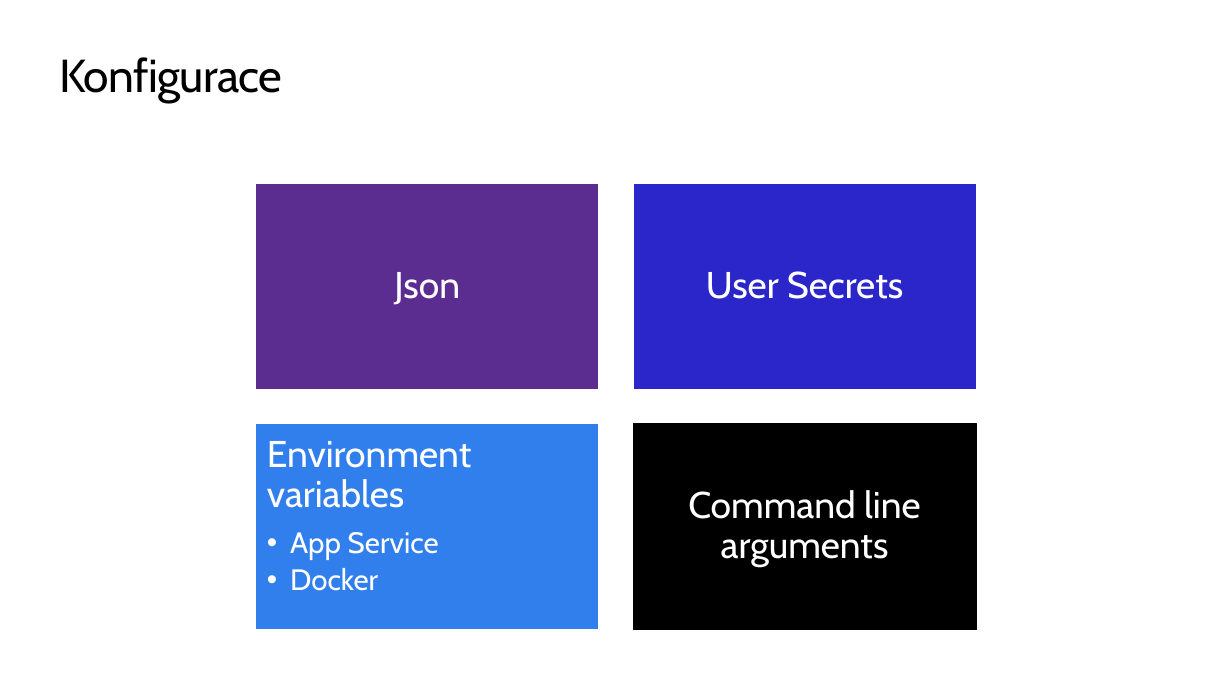
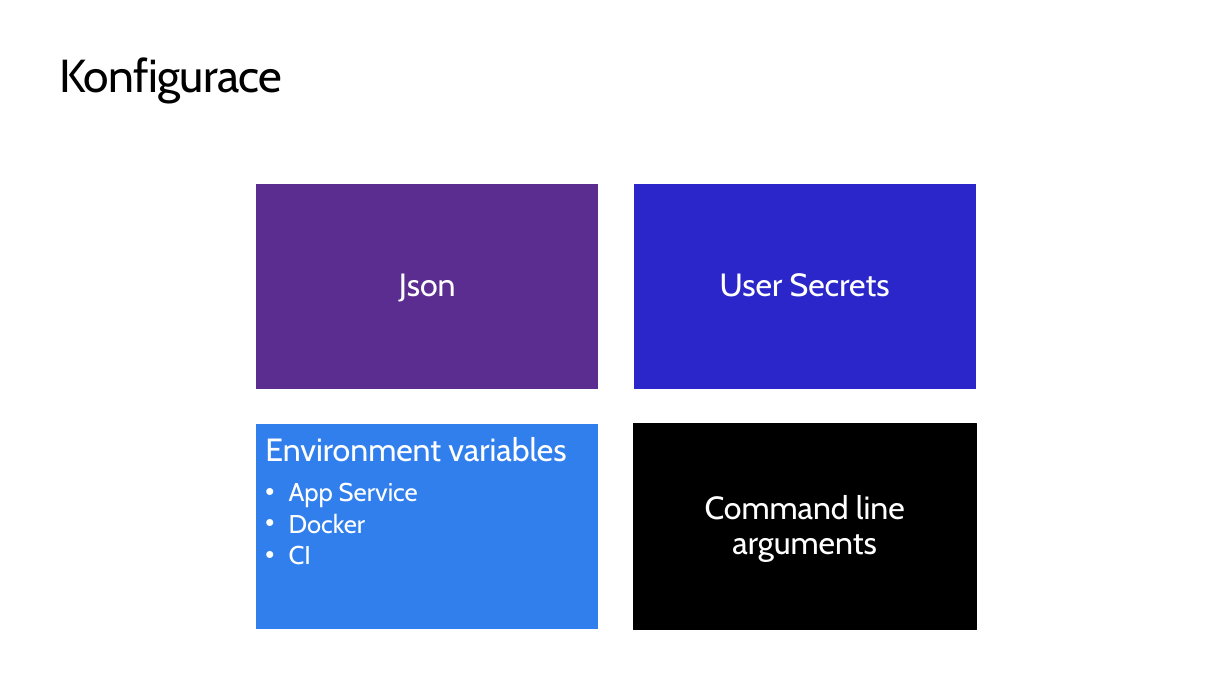
Before and after one commit to skalahonza/VACD2020, a slide deck: slide 9 of slides/Presentation.pptx. Drawn at 1232x693 pixels with LibreOffice and Linux fonts; fonts in the diff are those of the drawing; background and template pictures are left out. Boxes give left, top, right and bottom in pixels: in the first picture for what was removed or moved away, otherwise in the second. Text is boxed around its words. In the diff, an @@ line names an element or a change of style, - is before the commit and + after.

Commit message:
Add CI to slides.

```diff
--- a/slides/Presentation.pptx
+++ b/slides/Presentation.pptx
@@ text at (265, 437, 566, 534): size 29 to 25 pt in "Environment variables"; size 23 to 20 pt in "App Service", "Docker"; less space between paragraphs @@
@@ size 29 to 25 pt; less space between paragraphs in 3 elements at (399, 273, 456, 302), (720, 273, 890, 297), (705, 495, 905, 561) @@
@@ text at (289, 545, 311, 565): paragraph added @@
+  • CI
```
Also in this commit, not shown: 1 slide added.
